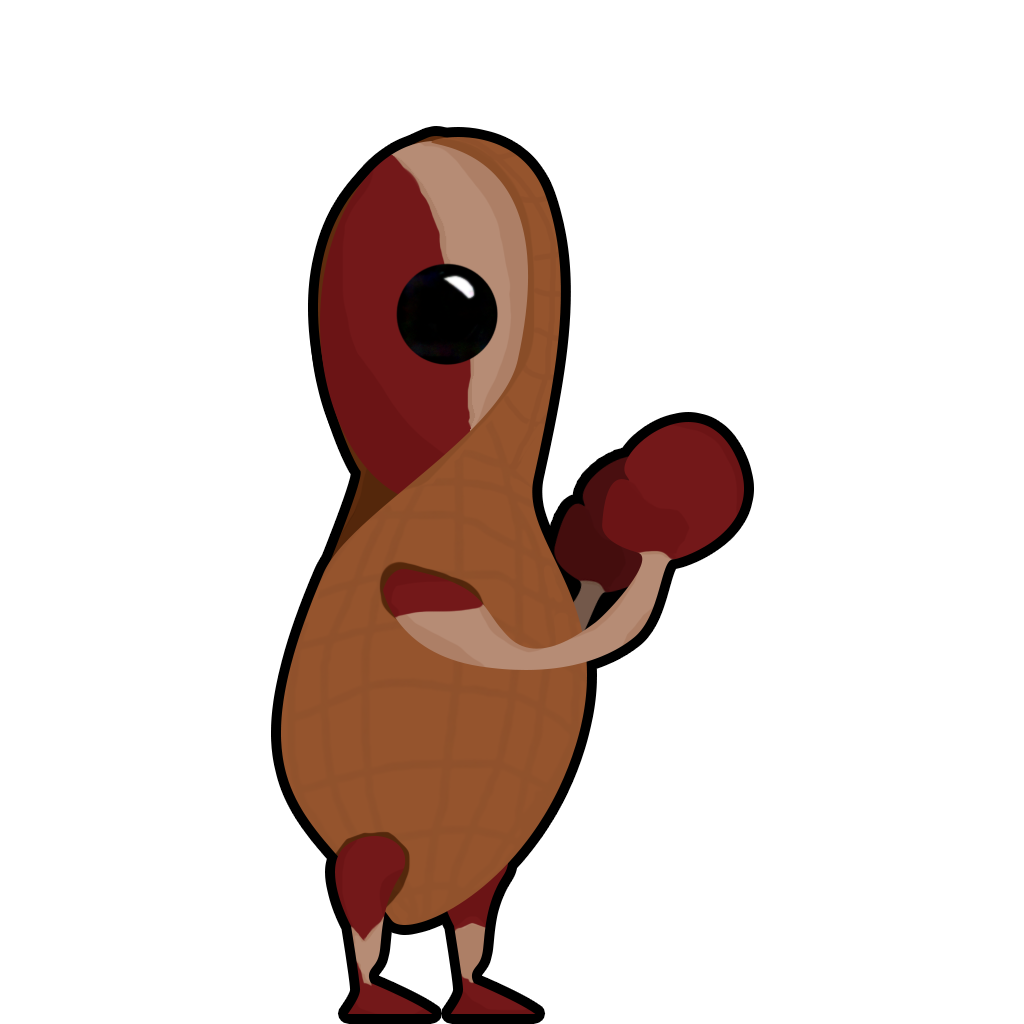
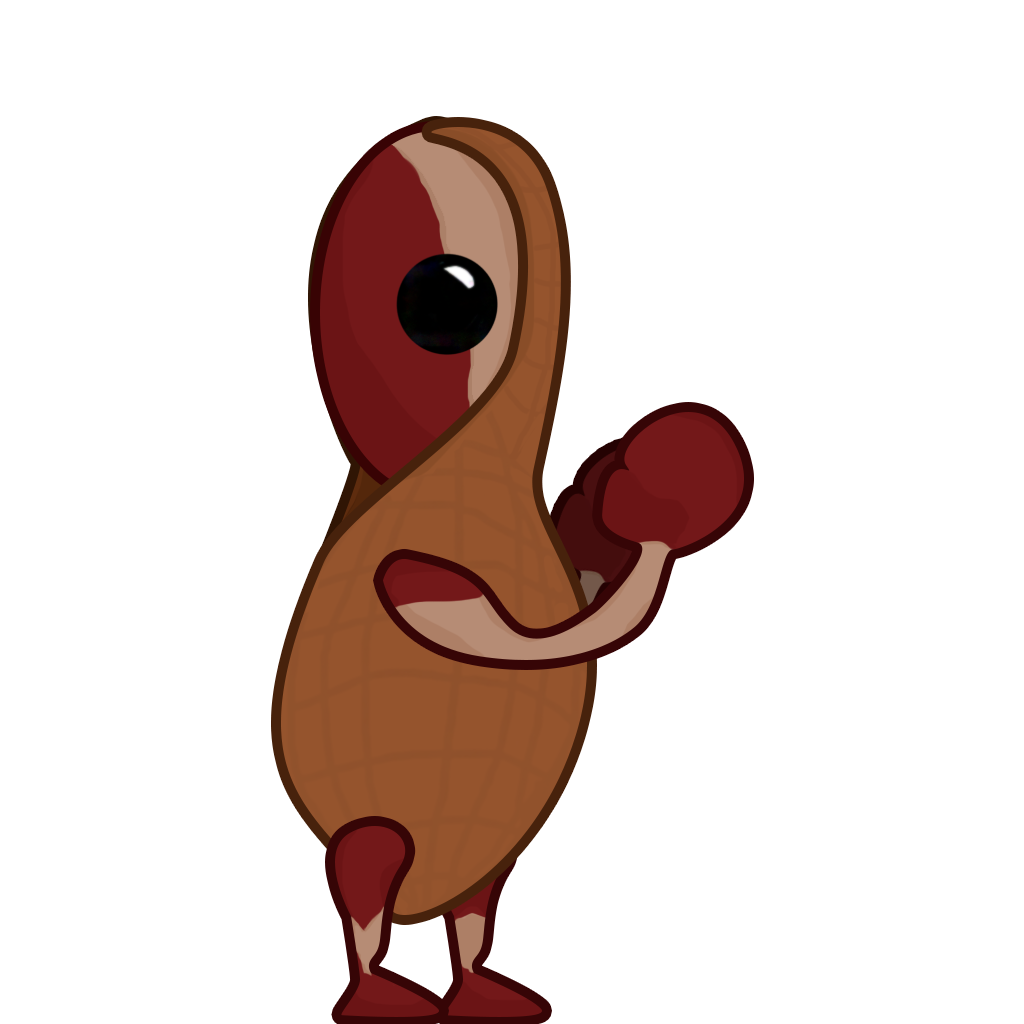
The second 1024px x 1024px image is a revision of the first. Changes to its layers:
added layer "v2" above "v1" over (271, 116, 754, 1024)
renamed "Layer 8 copy 3" to "v1", hid it over (281, 136, 744, 1014)
